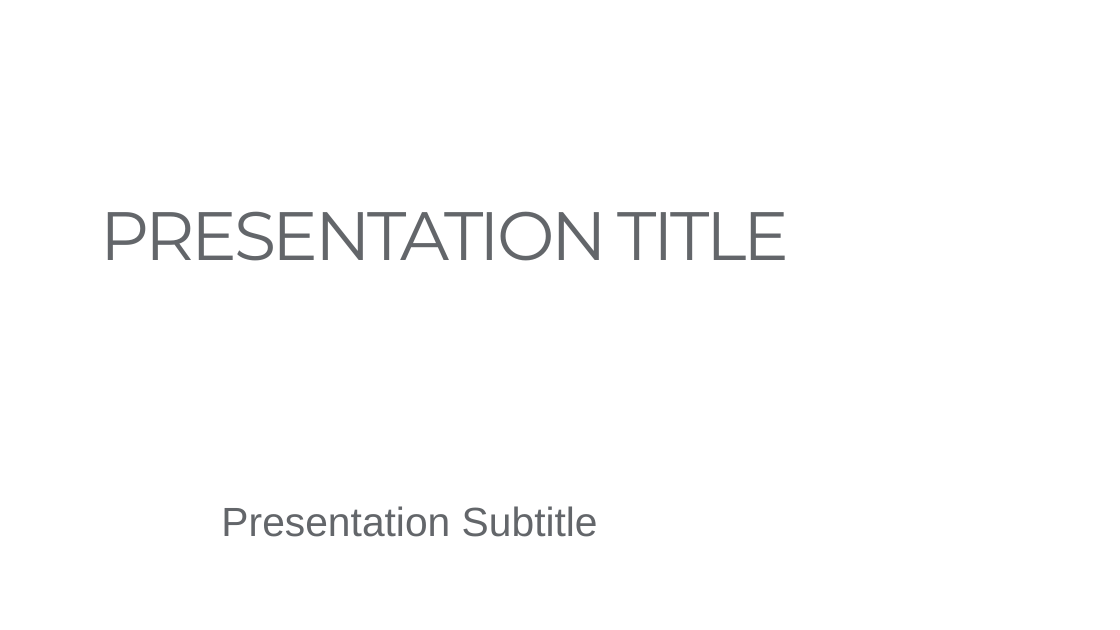
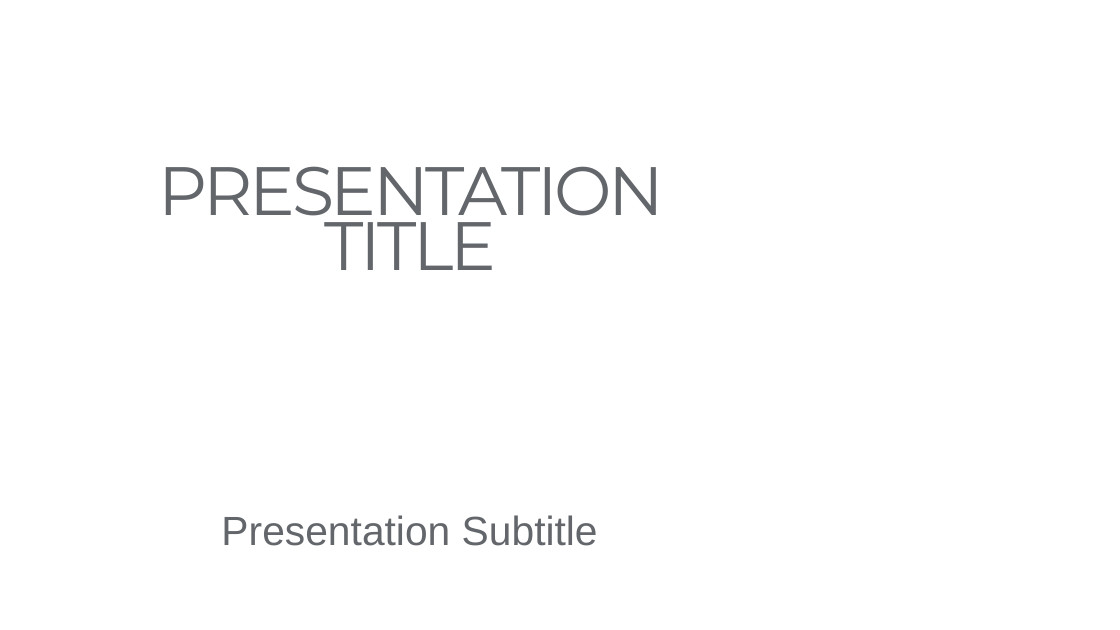
Before and after one commit to julianbarg/Templates, a slide deck: slide 1 of ivey-powerpoint-template.pptx. Drawn at 1120x630 pixels with LibreOffice and Linux fonts; fonts in the diff are those of the drawing; background and template pictures are left out. Boxes give left, top, right and bottom in pixels: in the first picture for what was removed or moved away, otherwise in the second. Text is boxed around its words. In the diff, an @@ line names an element or a change of style, - is before the commit and + after.

```diff
--- a/ivey-powerpoint-template.pptx
+++ b/ivey-powerpoint-template.pptx
@@ title "PRESENTATION TITLE" rewrapped from [101,211,789,261] to [159,166,665,270] @@
@@ subtitle "Presentation Subtitle": place and size @@
-subtitle "Presentation Subtitle" at [221,506,598,537]
+subtitle "Presentation Subtitle" at [221,515,598,546]
```
Also in this commit, not shown: 3 other slides changed.
